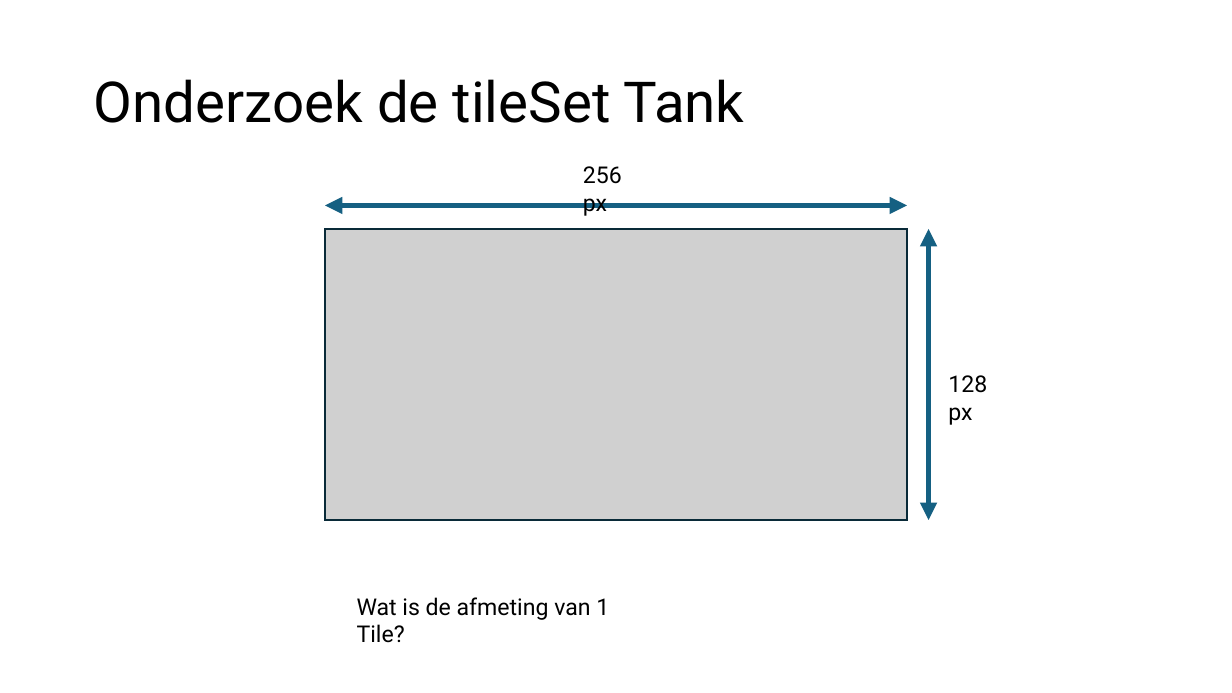
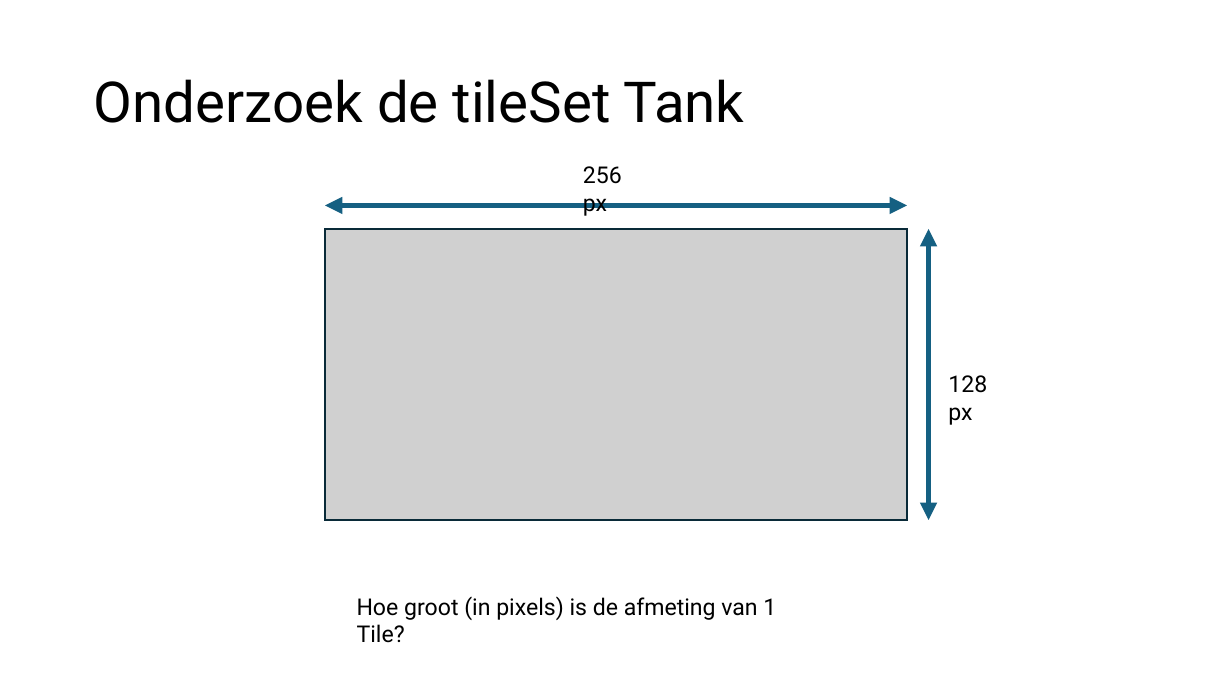
Before and after one commit to djsjollema/lessen-gamedevelopment, a slide deck: slide 3 of M4/GDV_2D_Gym/les4/m4-gym2d-les4.pptx (slide 2 before the commit). Drawn at 1232x693 pixels with LibreOffice and Linux fonts; fonts in the diff are those of the drawing; grey boxes stand for pictures. Boxes give left, top, right and bottom in pixels: in the first picture for what was removed or moved away, otherwise in the second. Text is boxed around its words. In the diff, an @@ line names an element or a change of style, - is before the commit and + after.

Commit message:
gd-m4-gym2d-les4

```diff
--- a/M4/GDV_2D_Gym/les4/m4-gym2d-les4.pptx
+++ b/M4/GDV_2D_Gym/les4/m4-gym2d-les4.pptx
@@ text at [357,596,776,620]: text changed @@
-Wat is de afmeting van 1 Tile?
+Hoe groot (in pixels) is de afmeting van 1 Tile?
```
Also in this commit, not shown: 3 slides added.
